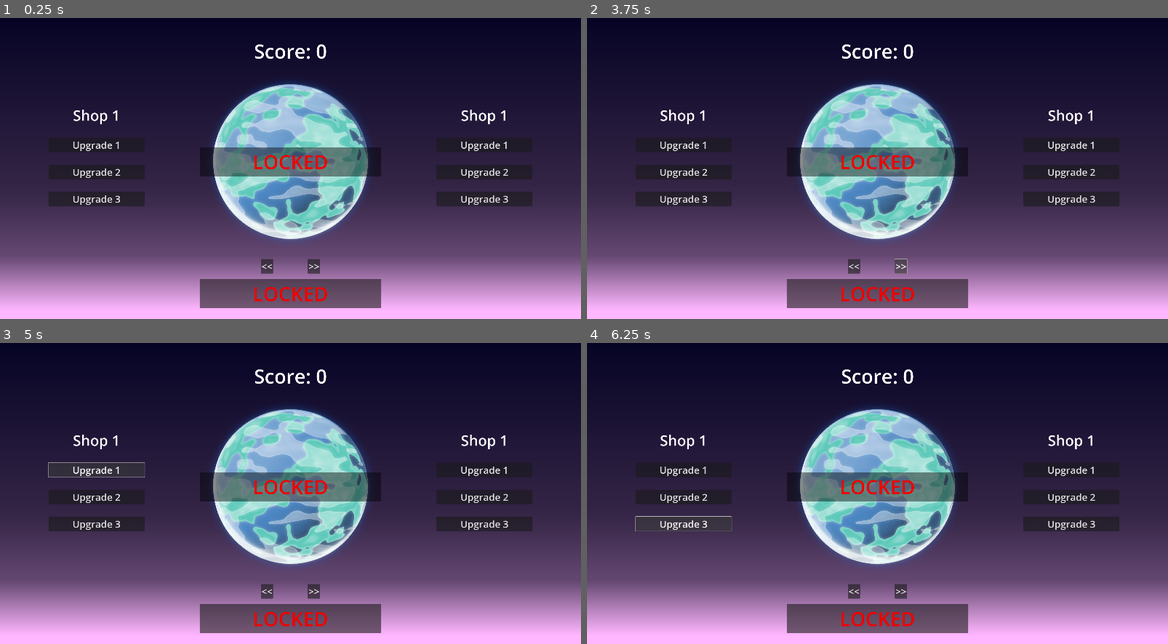
Above: before the commit, frames 1-4 (two rows, left to right).
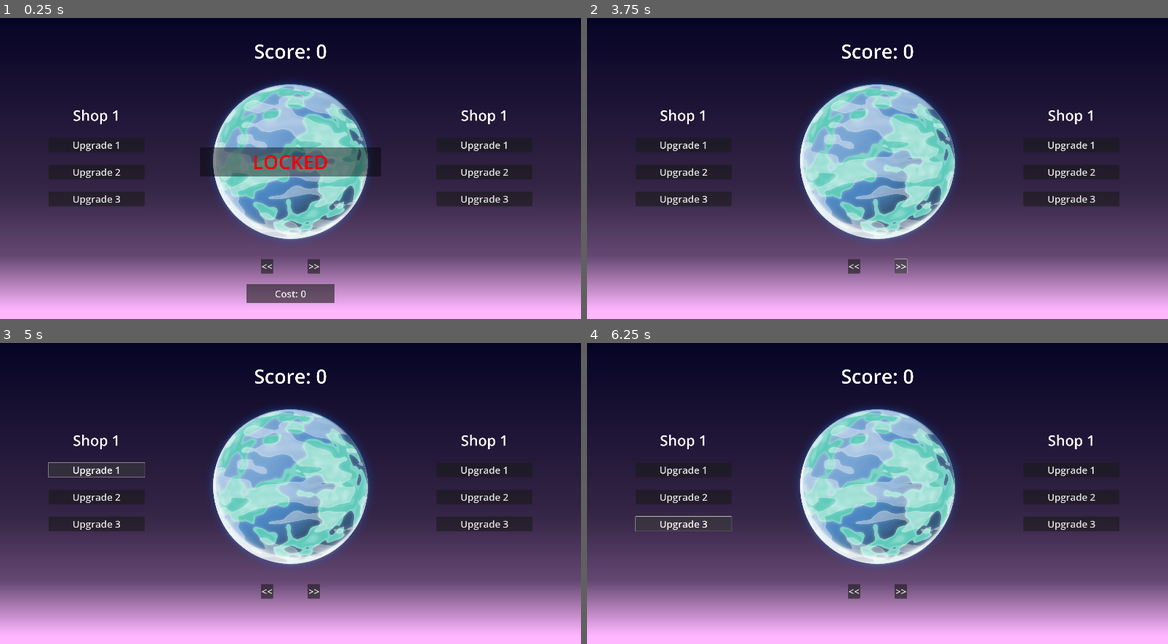
Above: after the commit, the same moments.

Repository: JStaed/planet-clicker-game
Game: Godot game, scene res://scenes/main.tscn
Same seed, same stepped clock (60 frames per second), same inputs: the game is played once before the commit and once after it. The project has no main scene, so this scene is started directly.
Inputs (mouse positions are in pixels of both pictures, inside the frame that each line leads up to):
- Up to frame 1 (0.25 s): no input
- Up to frame 2 (3.75 s): click (877, 162) at 0.5 s; click (877, 294) at 1.25 s, where only the run before the commit has a clickable "LOCKED"; click (877, 294) at 2 s, where only the run after the commit has a clickable "Cost: 0"; click "<<" at 2.75 s; click ">>" at 3.5 s
- Up to frame 3 (5 s): click "Upgrade 1" at 4.25 s
- Up to frame 4 (6.25 s): click "Upgrade 2" at 5 s; click "Upgrade 3" at 5.75 s

The runs differ from the first frame. In frame 1, 2.4% of the frame differs, in the area x 34-66%, y 86-97%; in frame 2, 6.0%, in the area x 34-66%, y 42-97%; in frame 3, 6.0%; in frame 4, 6.0%.

Commit message:
30 Minutes - scripting

Diff:
--- a/scenes/main.tscn
+++ b/scenes/main.tscn
@@ -155,38 +155,21 @@
 horizontal_alignment = 1
 vertical_alignment = 1
 
-[node name="TextureRect2" type="Button" parent="CanvasLayer/Control/CanvasContainer/Middle/PlanetButton/Control"]
+[node name="BuySpriteButton" type="Button" parent="CanvasLayer/Control/CanvasContainer/Middle/PlanetButton/Control"]
 layout_mode = 1
 anchors_preset = 8
 anchor_left = 0.5
 anchor_top = 0.5
 anchor_right = 0.5
 anchor_bottom = 0.5
-offset_left = 20.0
-offset_top = 1397.0
-offset_right = 1220.0
-offset_bottom = 1589.0
+offset_left = 328.0
+offset_top = 1431.0
+offset_right = 912.0
+offset_bottom = 1555.0
 grow_horizontal = 2
 grow_vertical = 2
-
-[node name="Label" type="Label" parent="CanvasLayer/Control/CanvasContainer/Middle/PlanetButton/Control/TextureRect2"]
-modulate = Color(0.9372549, 0, 0, 1)
-layout_mode = 1
-anchors_preset = 8
-anchor_left = 0.5
-anchor_top = 0.5
-anchor_right = 0.5
-anchor_bottom = 0.5
-offset_left = -249.0
-offset_top = -87.5
-offset_right = 249.0
-offset_bottom = 87.5
-grow_horizontal = 2
-grow_vertical = 2
-theme = ExtResource("2_jyhfs")
-text = "LOCKED"
-horizontal_alignment = 1
-vertical_alignment = 1
+theme = ExtResource("5_tbgi4")
+text = "Cost: 0"
 
 [node name="PlanetChangeButtons" type="HBoxContainer" parent="CanvasLayer/Control/CanvasContainer/Middle"]
 layout_mode = 2
--- a/scripts/control_manager.gd
+++ b/scripts/control_manager.gd
@@ -46,7 +46,7 @@
 
 func _on_click_planet() -> void: # Increments score by increment value when the planet is clicked
 	if unlocked_sprites[selected_sprite]:
-		score += score_increment
+		score += score_increment * selected_sprite
 		$CanvasContainer/Middle/ScoreLabel.text = "Score: " + str(score)
 	else:
 		pass
@@ -59,6 +59,11 @@
 	selected_sprite = increment_clamped(selected_sprite, 0, 9, -1)
 	update_planet_sprite()
 
+func _purchase_planet_sprite():
+	if score >= sprite_prices[selected_sprite]:
+		score -= sprite_prices[selected_sprite]
+		unlocked_sprites[selected_sprite] = true
+
 func increment_clamped(base: int, value_min: int, value_max: int, increment: int = 1) -> int:
 	base += increment
 	if base > value_max:
@@ -69,6 +74,5 @@
 
 func update_planet_sprite() -> void:
 	$CanvasContainer/Middle/PlanetButton.texture_normal = planet_sprites[selected_sprite]
-	if !unlocked_sprites[selected_sprite]:
-		pass
+	$CanvasContainer/Middle/PlanetButton/Control.visible = !unlocked_sprites[selected_sprite]
 	print(unlocked_sprites[selected_sprite])
